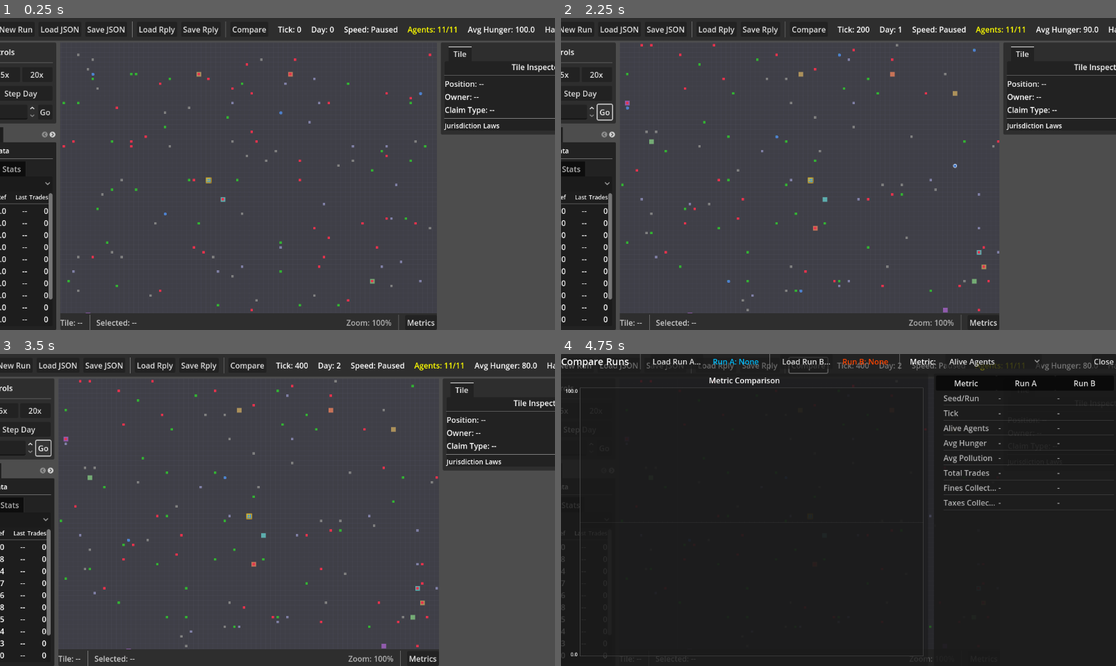
Above: before the commit, frames 1-4 (two rows, left to right).
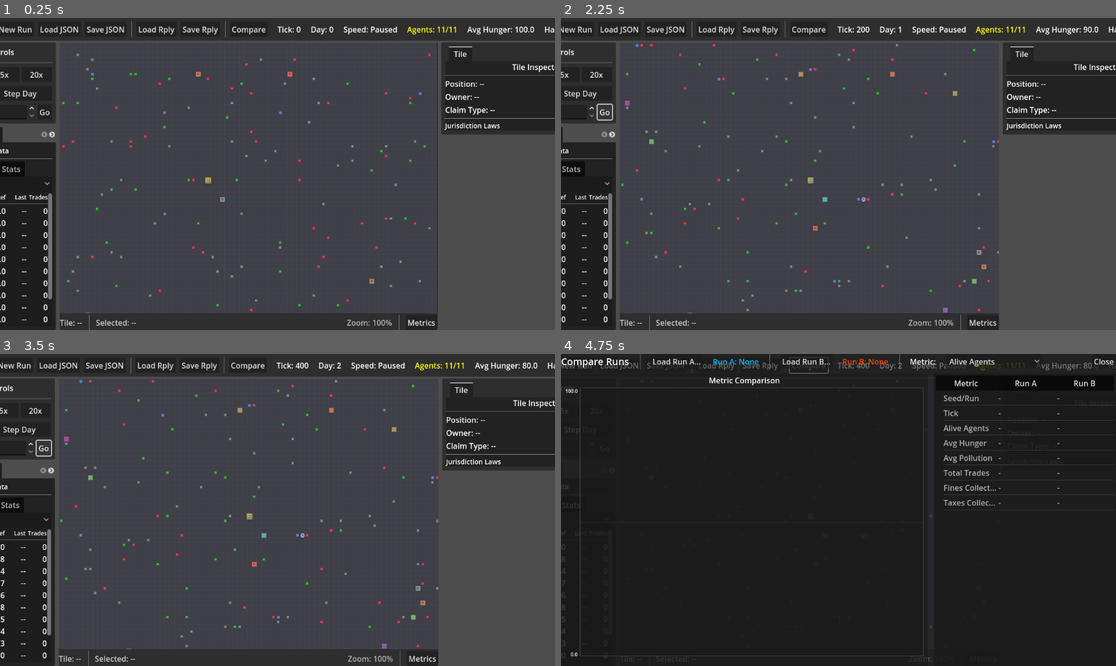
Above: after the commit, the same moments.

Repository: dfrer/societies
Game: Godot game, scene res://viz/visualizer_main.tscn
Same seed, same stepped clock (60 frames per second), same inputs: the game is played once before the commit and once after it.
Inputs:
- Up to frame 1 (0.25 s): no input
- Up to frame 2 (2.25 s): click "New Run" at 0.5 s; click "New Run" at 1.25 s; click "Go" at 2 s
- Up to frame 3 (3.5 s): click "Go" at 2.75 s
- Up to frame 4 (4.75 s): click "Compare" at 3.5 s; click "5x" at 4.25 s

The runs differ from the first frame. In frame 1, 2.6% of the frame differs, in the area x 0-100%, y 1-100%; in frame 2, 0.6%; in frame 3, 2.6%; in frame 4, 0.3%.

Commit message:
Add homestead planner and personal structure access

Diff:
--- a/sim/actions.gd
+++ b/sim/actions.gd
@@ -28,6 +28,9 @@
 const TYPE_BUILD_ROAD := "BUILD_ROAD"
 const TYPE_WITHDRAW_STOCKPILE := "WITHDRAW_STOCKPILE"
 const TYPE_DEPOSIT_STOCKPILE := "DEPOSIT_STOCKPILE"
+const TYPE_BUILD_PERSONAL_STOCKPILE := "BUILD_PERSONAL_STOCKPILE"
+const TYPE_BUILD_PERSONAL_SHELTER := "BUILD_PERSONAL_SHELTER"
+const TYPE_DEPOSIT_TO_PERSONAL_STOCKPILE := "DEPOSIT_TO_PERSONAL_STOCKPILE"
 const TYPE_BUILD_SITE := "BUILD_SITE"
 const TYPE_TILL_FARM := "TILL_FARM"
 const TYPE_PLANT_FARM := "PLANT_FARM"
@@ -114,6 +117,15 @@
 
 static func deposit_stockpile(structure_id: int, item: String, qty: int) -> Dictionary:
 	return {"type": TYPE_DEPOSIT_STOCKPILE, "structure_id": structure_id, "item": item, "qty": qty}
+
+static func build_personal_stockpile(x: int, y: int) -> Dictionary:
+	return {"type": TYPE_BUILD_PERSONAL_STOCKPILE, "target_x": x, "target_y": y}
+
+static func build_personal_shelter(x: int, y: int) -> Dictionary:
+	return {"type": TYPE_BUILD_PERSONAL_SHELTER, "target_x": x, "target_y": y}
+
+static func deposit_to_personal_stockpile(structure_id: int, item: String, qty: int) -> Dictionary:
+	return {"type": TYPE_DEPOSIT_TO_PERSONAL_STOCKPILE, "structure_id": structure_id, "item": item, "qty": qty}
 
 static func build_site(project_id: int) -> Dictionary:
 	return {"type": TYPE_BUILD_SITE, "project_id": project_id}
@@ -187,6 +199,12 @@
 			return _execute_withdraw_stockpile(agent, action, state)
 		TYPE_DEPOSIT_STOCKPILE:
 			return _execute_deposit_stockpile(agent, action, state)
+		TYPE_BUILD_PERSONAL_STOCKPILE:
+			return _execute_build_personal_stockpile(agent, action, state, world, tuning)
+		TYPE_BUILD_PERSONAL_SHELTER:
+			return _execute_build_personal_shelter(agent, action, state, world, tuning)
+		TYPE_DEPOSIT_TO_PERSONAL_STOCKPILE:
+			return _execute_deposit_personal_stockpile(agent, action, state)
 		TYPE_BUILD_SITE:
 			return _execute_build_site(agent, action, state, world, tuning)
 		TYPE_TILL_FARM:
@@ -884,6 +902,8 @@
 	var structure := state.structures.get_structure(structure_id)
 	if structure == null:
 		return true
+	if not _can_access_stockpile(agent, structure, state):
+		return true
 	if not agent.is_at(structure.pos_x, structure.pos_y):
 		return false
 	var to_withdraw := qty
@@ -906,6 +926,8 @@
 	var structure := state.structures.get_structure(structure_id)
 	if structure == null:
 		return true
+	if not _can_access_stockpile(agent, structure, state):
+		return true
 	if not agent.is_at(structure.pos_x, structure.pos_y):
 		return false
 	var available := agent.get_available_item(item)
@@ -920,6 +942,105 @@
 	structure.add_item(item, final_qty)
 	state.record_stockpile_deposit(item, final_qty)
 	return true
+
+static func _execute_build_personal_stockpile(agent: Agent, action: Dictionary, state: SimState,
+										  world: World, tuning: Dictionary) -> bool:
+	if state == null:
+		return true
+	var target_x: int = action.get("target_x", agent.pos_x)
+	var target_y: int = action.get("target_y", agent.pos_y)
+	if not agent.is_at(target_x, target_y):
+		_move_toward(agent, target_x, target_y, world, tuning)
+		return false
+	var existing := state.structures.get_structure_at(target_x, target_y)
+	if existing != null:
+		if existing.structure_type == StructureState.TYPE_STOCKPILE and existing.owner_id == agent.id:
+			agent.personal_stockpile_id = existing.id
+			if existing.id not in agent.owned_structures:
+				agent.owned_structures.append(existing.id)
+		return true
+	var planks_needed: int = int(tuning.get("personal_stockpile_planks", 12))
+	var stone_needed: int = int(tuning.get("personal_stockpile_stone", 6))
+	if not agent.has_available_item("Planks", planks_needed):
+		return true
+	if not agent.has_available_item("Stone", stone_needed):
+		return true
+	var build_stamina: float = tuning.get("stamina_drain_build", 5.0)
+	agent.drain_stamina(build_stamina)
+	agent.remove_item("Planks", planks_needed)
+	agent.remove_item("Stone", stone_needed)
+	var capacity := int(tuning.get("stockpile_capacity", 150))
+	var structure := state.structures.add_personal_stockpile(target_x, target_y, agent.id, capacity)
+	agent.personal_stockpile_id = structure.id
+	if structure.id not in agent.owned_structures:
+		agent.owned_structures.append(structure.id)
+	return true
+
+static func _execute_build_personal_shelter(agent: Agent, action: Dictionary, state: SimState,
+										world: World, tuning: Dictionary) -> bool:
+	if state == null:
+		return true
+	var target_x: int = action.get("target_x", agent.pos_x)
+	var target_y: int = action.get("target_y", agent.pos_y)
+	if not agent.is_at(target_x, target_y):
+		_move_toward(agent, target_x, target_y, world, tuning)
+		return false
+	var existing := state.structures.get_structure_at(target_x, target_y)
+	if existing != null:
+		if existing.structure_type == StructureState.TYPE_SHELTER and existing.owner_id == agent.id:
+			agent.shelter_id = existing.id
+			if existing.id not in agent.owned_structures:
+				agent.owned_structures.append(existing.id)
+		return true
+	var planks_needed: int = int(tuning.get("personal_shelter_planks", 20))
+	var stone_needed: int = int(tuning.get("personal_shelter_stone", 10))
+	if not agent.has_available_item("Planks", planks_needed):
+		return true
+	if not agent.has_available_item("Stone", stone_needed):
+		return true
+	var build_stamina: float = tuning.get("stamina_drain_build", 5.0)
+	agent.drain_stamina(build_stamina)
+	agent.remove_item("Planks", planks_needed)
+	agent.remove_item("Stone", stone_needed)
+	var capacity := int(tuning.get("shelter_capacity", 4))
+	var structure := state.structures.add_personal_shelter(target_x, target_y, agent.id, capacity)
+	agent.shelter_id = structure.id
+	if structure.id not in agent.owned_structures:
+		agent.owned_structures.append(structure.id)
+	return true
+
+static func _execute_deposit_personal_stockpile(agent: Agent, action: Dictionary, state: SimState) -> bool:
+	if state == null:
+		return true
+	var structure_id: int = action.get("structure_id", -1)
+	var item: String = action.get("item", "")
+	var qty: int = action.get("qty", 1)
+	if structure_id < 0 or item == "" or qty <= 0:
+		return true
+	var structure := state.structures.get_structure(structure_id)
+	if structure == null:
+		return true
+	if structure.access_policy != "personal" or structure.owner_id != agent.id:
+		return true
+	if not agent.is_at(structure.pos_x, structure.pos_y):
+		return false
+	return _execute_deposit_stockpile(agent, action, state)
+
+static func _can_access_stockpile(agent: Agent, structure: StructureState, state: SimState) -> bool:
+	match structure.access_policy:
+		"public":
+			return true
+		"personal":
+			return structure.owner_id == agent.id
+		"organization":
+			if World.is_organization_owner(structure.owner_id) and state != null:
+				var org_id := World.organization_id_from_owner(structure.owner_id)
+				var org := state.get_organization(org_id)
+				if org == null:
+					return false
+				return org.has_member(agent.id)
+			return false
+	return false
 
 static func _execute_build_site(agent: Agent, action: Dictionary, state: SimState, world: World, tuning: Dictionary) -> bool:
 	var project_id: int = action.get("project_id", -1)
--- a/sim/brains/default_brain.gd
+++ b/sim/brains/default_brain.gd
@@ -15,6 +15,7 @@
 
 var _survival_planner := SurvivalPlanner.new()
 var _needs_planner := NeedsPlanner.new()
+var _homestead_planner := HomesteadPlanner.new()
 var _economy_planner := EconomyPlanner.new()
 var _governance_planner := GovernancePlanner.new()
 var _planners: Array[IAgentPlanner] = []
@@ -22,7 +23,8 @@
 func _init() -> void:
 	_planners = [
 		CommitmentPlanner.new(),
-		_survival_planner,
+		_needs_planner,
+		_homestead_planner,
 		_economy_planner,
 		_governance_planner
 	]
@@ -122,6 +124,27 @@
 		"CLAIM_RESOURCES":
 			# Complete when we've claimed a valuable resource or no tokens left
 			return not agent.has_claim_tokens()
+		"ESTABLISH_HOMESTEAD":
+			if not agent.has_home():
+				return false
+			var radius: int = int(goal.get("radius", 3))
+			if not agent.has_claim_tokens():
+				return true
+			for dx in range(-radius, radius + 1):
+				for dy in range(-radius, radius + 1):
+					var x := agent.home_pos.x + dx
+					var y := agent.home_pos.y + dy
+					if world.is_valid(x, y) and not world.is_claimed(x, y):
+						return false
+			return true
+		"BUILD_PERSONAL_STOCKPILE":
+			return agent.has_personal_stockpile()
+		"BUILD_PERSONAL_SHELTER":
+			return agent.has_personal_shelter()
+		"DEPOSIT_SURPLUS":
+			if agent.personal_stockpile_id < 0:
+				return true
+			return _get_total_inventory(agent) <= 20
 		"BUILD_STRATEGIC_WORKSHOP":
 			# Complete when we have sufficient workshops nearby
 			var nearby_workshops = 0
@@ -169,6 +192,14 @@
 	match goal.type:
 		"CLAIM_RESOURCES":
 			return _plan_claim_resources(agent, goal, world, tuning)
+		"ESTABLISH_HOMESTEAD":
+			return _plan_establish_homestead(agent, goal, world, tuning)
+		"BUILD_PERSONAL_STOCKPILE":
+			return _plan_build_personal_stockpile(agent, goal, world, tuning, state)
+		"BUILD_PERSONAL_SHELTER":
+			return _plan_build_personal_shelter(agent, goal, world, tuning, state)
+		"DEPOSIT_SURPLUS":
+			return _plan_deposit_surplus(agent, goal, world, tuning, state)
 		"BUILD_STRATEGIC_WORKSHOP":
 			return _plan_build_strategic_workshop(agent, goal, world, tuning)
 		"OBTAIN_ITEM":
@@ -243,6 +274,14 @@
 			return {"type": "BUILD_WORKSHOP", "data": {}}
 		"CLAIM_RESOURCES":
 			return {"type": "CLAIM_RESOURCES", "data": {}}
+		"ESTABLISH_HOMESTEAD":
+			return {"type": "ESTABLISH_HOMESTEAD", "data": goal.duplicate(true)}
+		"BUILD_PERSONAL_STOCKPILE":
+			return {"type": "BUILD_PERSONAL_STOCKPILE", "data": goal.duplicate(true)}
+		"BUILD_PERSONAL_SHELTER":
+			return {"type": "BUILD_PERSONAL_SHELTER", "data": goal.duplicate(true)}
+		"DEPOSIT_SURPLUS":
+			return {"type": "DEPOSIT_SURPLUS", "data": {}}
 		"EXPAND_FACTION":
 			return {"type": "EXPAND_FACTION", "data": goal.duplicate(true)}
 		"BUILD_ROAD":
@@ -379,7 +418,7 @@
 				if agent.is_at(project.pos_x, project.pos_y):
 					return Actions.contribute_to_project(project_id, item_type, qty)
 				return Actions.move_to_position(project.pos_x, project.pos_y)
-			var stockpile := state.structures.find_stockpile_with_item(item_type, 1)
+			var stockpile := state.structures.find_communal_stockpile_with_item(item_type, 1)
 			if stockpile == null:
 				state.job_board.release_activity(activity.get("activity_id", -1), state.tick)
 				agent.current_activity_id = -1
@@ -1217,3 +1256,100 @@
 		return Actions.claim_tile(best_node.pos_x, best_node.pos_y, false)
 	else:
 		return Actions.move_to_position(best_node.pos_x, best_node.pos_y)
+
+func _plan_establish_homestead(agent: Agent, goal: Dictionary, world: World, tuning: Dictionary) -> Dictionary:
+	var target_x: int = int(goal.get("x", agent.pos_x))
+	var target_y: int = int(goal.get("y", agent.pos_y))
+	var radius: int = int(goal.get("radius", tuning.get("homestead_claim_radius", 3)))
+	if not agent.is_at(target_x, target_y):
+		return Actions.move_to_position(target_x, target_y)
+	if world.get_claim_owner(target_x, target_y) != agent.id:
+		if not agent.has_claim_tokens():
+			return {}
+		return Actions.claim_tile(target_x, target_y, false)
+	if not agent.has_home():
+		agent.home_pos = Vector2i(target_x, target_y)
+	if not agent.has_claim_tokens():
+		return {}
+	var next_tile := _find_unclaimed_tile_in_radius(world, agent.home_pos.x, agent.home_pos.y, radius)
+	if next_tile == Vector2i(-1, -1):
+		return {}
+	if agent.is_at(next_tile.x, next_tile.y):
+		return Actions.claim_tile(next_tile.x, next_tile.y, false)
+	return Actions.move_to_position(next_tile.x, next_tile.y)
+
+func _plan_build_personal_stockpile(agent: Agent, goal: Dictionary, world: World, tuning: Dictionary,
+		state: SimState) -> Dictionary:
+	if state == null:
+		return {}
+	if agent.personal_stockpile_id >= 0:
+		return {}
+	var target_x: int = int(goal.get("x", agent.home_pos.x))
+	var target_y: int = int(goal.get("y", agent.home_pos.y))
+	if not agent.is_at(target_x, target_y):
+		return Actions.move_to_position(target_x, target_y)
+	var existing := state.structures.get_structure_at(target_x, target_y)
+	if existing != null:
+		if existing.structure_type == StructureState.TYPE_STOCKPILE and existing.owner_id == agent.id:
+			agent.personal_stockpile_id = existing.id
+			if existing.id not in agent.owned_structures:
+				agent.owned_structures.append(existing.id)
+		return {}
+	return Actions.build_personal_stockpile(target_x, target_y)
+
+func _plan_build_personal_shelter(agent: Agent, goal: Dictionary, world: World, tuning: Dictionary,
+		state: SimState) -> Dictionary:
+	if state == null:
+		return {}
+	if agent.shelter_id >= 0:
+		return {}
+	var target_x: int = int(goal.get("x", agent.home_pos.x))
+	var target_y: int = int(goal.get("y", agent.home_pos.y))
+	if not agent.is_at(target_x, target_y):
+		return Actions.move_to_position(target_x, target_y)
+	var existing := state.structures.get_structure_at(target_x, target_y)
+	if existing != null:
+		if existing.structure_type == StructureState.TYPE_SHELTER and existing.owner_id == agent.id:
+			agent.shelter_id = existing.id
+			if existing.id not in agent.owned_structures:
+				agent.owned_structures.append(existing.id)
+		return {}
+	return Actions.build_personal_shelter(target_x, target_y)
+
+func _plan_deposit_surplus(agent: Agent, goal: Dictionary, world: World, tuning: Dictionary,
+		state: SimState) -> Dictionary:
+	if state == null:
+		return {}
+	if agent.personal_stockpile_id < 0:
+		return {}
+	if _get_total_inventory(agent) <= 20:
+		return {}
+	var structure := state.structures.get_structure(agent.personal_stockpile_id)
+	if structure == null:
+		return {}
+	if not agent.is_at(structure.pos_x, structure.pos_y):
+		return Actions.move_to_position(structure.pos_x, structure.pos_y)
+	for item_name in agent.inventory:
+		var qty := int(agent.get_available_item(item_name))
+		if qty <= 0:
+			continue
+		return Actions.deposit_to_personal_stockpile(structure.id, item_name, qty)
+	return {}
+
+func _find_unclaimed_tile_in_radius(world: World, center_x: int, center_y: int, radius: int) -> Vector2i:
+	for dx in range(-radius, radius + 1):
+		for dy in range(-radius, radius + 1):
+			var x := center_x + dx
+			var y := center_y + dy
+			if not world.is_valid(x, y):
+				continue
+			if world.is_claimed(x, y):
+				continue
+			return Vector2i(x, y)
+	return Vector2i(-1, -1)
+
+func _get_total_inventory(agent: Agent) -> int:
+	var total := 0
+	for item in agent.inventory:
+		total += int(agent.inventory[item])
+	return total
--- /dev/null
+++ b/sim/brains/planners/homestead_planner.gd
@@ -0,0 +1,176 @@
+## HomesteadPlanner - handles personal territory and structures
+class_name HomesteadPlanner
+extends IAgentPlanner
+
+func get_priority() -> int:
+	return 70
+
+func maybe_add_goal(agent: Agent, context: PlannerContext) -> bool:
+	if not agent.has_home() and agent.has_claim_tokens():
+		var site := _find_best_homestead_site(agent, context.world, context.state, context.tuning)
+		if site != Vector2i(-1, -1):
+			var radius: int = int(context.tuning.get("homestead_claim_radius", 3))
+			agent.goal_stack.push_back({
+				"type": "ESTABLISH_HOMESTEAD",
+				"x": site.x,
+				"y": site.y,
+				"radius": radius,
+				"is_goal": true
+			})
+			return true
+
+	if agent.has_home():
+		if not agent.has_personal_stockpile():
+			var planks_needed: int = int(context.tuning.get("personal_stockpile_planks", 12))
+			var stone_needed: int = int(context.tuning.get("personal_stockpile_stone", 6))
+			if agent.has_available_item("Planks", planks_needed) and agent.has_available_item("Stone", stone_needed):
+				var stockpile_site := _find_personal_structure_site(agent, context.state)
+				agent.goal_stack.push_back({
+					"type": "BUILD_PERSONAL_STOCKPILE",
+					"x": stockpile_site.x,
+					"y": stockpile_site.y,
+					"is_goal": true
+				})
+				return true
+		elif not agent.has_personal_shelter():
+			var planks_needed: int = int(context.tuning.get("personal_shelter_planks", 20))
+			var stone_needed: int = int(context.tuning.get("personal_shelter_stone", 10))
+			if agent.has_available_item("Planks", planks_needed) and agent.has_available_item("Stone", stone_needed):
+				var shelter_site := _find_personal_structure_site(agent, context.state)
+				agent.goal_stack.push_back({
+					"type": "BUILD_PERSONAL_SHELTER",
+					"x": shelter_site.x,
+					"y": shelter_site.y,
+					"is_goal": true
+				})
+				return true
+
+		if agent.has_personal_stockpile():
+			if _get_total_inventory(agent) > 20:
+				agent.goal_stack.push_back({"type": "DEPOSIT_SURPLUS", "is_goal": true})
+				return true
+
+	return false
+
+func _find_best_homestead_site(agent: Agent, world: World, state: SimState, tuning: Dictionary) -> Vector2i:
+	if world == null:
+		return Vector2i(-1, -1)
+	var search_radius: int = int(tuning.get("claim_search_radius", 8))
+	var homestead_radius: int = int(tuning.get("homestead_claim_radius", 3))
+	var resource_radius: int = int(tuning.get("tile_claim_search_radius", 3))
+	var best_score := -999999.0
+	var best_site := Vector2i(-1, -1)
+
+	for dx in range(-search_radius, search_radius + 1):
+		for dy in range(-search_radius, search_radius + 1):
+			var x := agent.pos_x + dx
+			var y := agent.pos_y + dy
+			if not world.is_valid(x, y):
+				continue
+			if world.is_claimed(x, y):
+				continue
+			if _has_structure_or_project_at(state, x, y):
+				continue
+			if not _is_homestead_area_clear(world, state, x, y, homestead_radius):
+				continue
+
+			var score := 0.0
+			score += _score_resources(world, x, y, resource_radius, tuning)
+			score += _score_distance_from_agents(agent, state, x, y)
+			var pollution_penalty: float = float(tuning.get("tile_value_pollution_penalty", 0.5))
+			score -= world.get_pollution(x, y) * pollution_penalty * 10.0
+
+			if score > best_score:
+				best_score = score
+				best_site = Vector2i(x, y)
+
+	return best_site
+
+func _score_resources(world: World, x: int, y: int, radius: int, tuning: Dictionary) -> float:
+	var score := 0.0
+	var berry_weight: float = float(tuning.get("tile_value_berry_weight", 2.0))
+	var tree_weight: float = float(tuning.get("tile_value_tree_weight", 1.0))
+	var ore_weight: float = float(tuning.get("tile_value_ore_weight", 1.5))
+	var stone_weight: float = float(tuning.get("tile_value_stone_weight", 1.0))
+	for node in world.resource_nodes:
+		var dist := absi(node.pos_x - x) + absi(node.pos_y - y)
+		if dist > radius:
+			continue
+		var weight := 0.0
+		match node.type:
+			"berry":
+				weight = berry_weight
+			"tree":
+				weight = tree_weight
+			"ore":
+				weight = ore_weight
+			"stone":
+				weight = stone_weight
+			_:
+				weight = 0.0
+		score += weight * float(radius - dist + 1)
+	return score
+
+func _score_distance_from_agents(agent: Agent, state: SimState, x: int, y: int) -> float:
+	if state == null:
+		return 0.0
+	var min_dist := 99999
+	for other in state.agents:
+		if other.id == agent.id:
+			continue
+		var dist := absi(other.pos_x - x) + absi(other.pos_y - y)
+		if dist < min_dist:
+			min_dist = dist
+	if min_dist == 99999:
+		return 0.0
+	return float(min_dist) * 0.25
+
+func _is_homestead_area_clear(world: World, state: SimState, center_x: int, center_y: int, radius: int) -> bool:
+	for dx in range(-radius, radius + 1):
+		for dy in range(-radius, radius + 1):
+			var x := center_x + dx
+			var y := center_y + dy
+			if not world.is_valid(x, y):
+				return false
+			if world.is_claimed(x, y):
+				return false
+			if _has_structure_or_project_at(state, x, y):
+				return false
+	return true
+
+func _has_structure_or_project_at(state: SimState, x: int, y: int) -> bool:
+	if state == null:
+		return false
+	for structure in state.structures.structures:
+		if structure.pos_x == x and structure.pos_y == y:
+			return true
+	for workshop in state.world.workshops:
+		if workshop.pos_x == x and workshop.pos_y == y:
+			return true
+	for project in state.communal_projects.projects:
+		if project.is_active() and project.pos_x == x and project.pos_y == y:
+			return true
+	return false
+
+func _find_personal_structure_site(agent: Agent, state: SimState) -> Vector2i:
+	var origin := agent.home_pos
+	if state == null:
+		return origin
+	var search_radius := 2
+	for dx in range(-search_radius, search_radius + 1):
+		for dy in range(-search_radius, search_radius + 1):
+			var x := origin.x + dx
+			var y := origin.y + dy
+			if x == origin.x and y == origin.y:
+				if not _has_structure_or_project_at(state, x, y):
+					return Vector2i(x, y)
+				continue
+			if not _has_structure_or_project_at(state, x, y):
+				return Vector2i(x, y)
+	return origin
+
+func _get_total_inventory(agent: Agent) -> int:
+	var total := 0
+	for item in agent.inventory:
+		total += int(agent.inventory[item])
+	return total
--- a/sim/structure_state.gd
+++ b/sim/structure_state.gd
@@ -10,6 +10,7 @@
 var pos_x: int = 0
 var pos_y: int = 0
 var owner_id: int = 0
+var access_policy: String = "organization"
 var capacity: int = 0
 var items: Dictionary = {}
 var reserved_items: Dictionary = {}
@@ -80,6 +81,7 @@
 		"pos_x": pos_x,
 		"pos_y": pos_y,
 		"owner_id": owner_id,
+		"access_policy": access_policy,
 		"capacity": capacity,
 		"items": _sanitize_item_dict(items),
 		"reserved_items": _sanitize_item_dict(reserved_items)
@@ -92,6 +94,7 @@
 	state.pos_x = int(d.get("pos_x", 0))
 	state.pos_y = int(d.get("pos_y", 0))
 	state.owner_id = int(d.get("owner_id", 0))
+	state.access_policy = str(d.get("access_policy", "organization"))
 	state.capacity = int(d.get("capacity", 0))
 	state.items = _sanitize_item_dict(d.get("items", {}))
 	state.reserved_items = _sanitize_item_dict(d.get("reserved_items", {}))
--- a/sim/structures.gd
+++ b/sim/structures.gd
@@ -13,6 +13,7 @@
 	state.pos_x = pos_x
 	state.pos_y = pos_y
 	state.owner_id = owner_id
+	state.access_policy = "organization"
 	state.capacity = capacity
 	structures.append(state)
 	return state
@@ -25,8 +26,19 @@
 	state.pos_x = pos_x
 	state.pos_y = pos_y
 	state.owner_id = owner_id
+	state.access_policy = "organization"
 	state.capacity = capacity
 	structures.append(state)
+	return state
+
+func add_personal_stockpile(pos_x: int, pos_y: int, owner_id: int, capacity: int) -> StructureState:
+	var state := add_stockpile(pos_x, pos_y, owner_id, capacity)
+	state.access_policy = "personal"
+	return state
+
+func add_personal_shelter(pos_x: int, pos_y: int, owner_id: int, capacity: int) -> StructureState:
+	var state := add_shelter(pos_x, pos_y, owner_id, capacity)
+	state.access_policy = "personal"
 	return state
 
 func get_structure(structure_id: int) -> StructureState:
@@ -49,6 +61,17 @@
 	result.sort_custom(func(a, b): return a.id < b.id)
 	return result
 
+func get_communal_stockpiles_sorted() -> Array:
+	var result := []
+	for structure in structures:
+		if structure.structure_type != StructureState.TYPE_STOCKPILE:
+			continue
+		if structure.access_policy == "personal":
+			continue
+		result.append(structure)
+	result.sort_custom(func(a, b): return a.id < b.id)
+	return result
+
 func get_stockpiles_for_owner(owner_id: int) -> Array:
 	var result := []
 	for structure in structures:
@@ -67,6 +90,21 @@
 			return structure
 	return null
 
+func find_communal_stockpile_with_item(item: String, qty: int = 1) -> StructureState:
+	var stockpiles := get_communal_stockpiles_sorted()
+	for structure in stockpiles:
+		if structure.get_available_item(item) >= qty:
+			return structure
+	return null
+
+func get_agent_structures(agent_id: int) -> Array:
+	var result := []
+	for structure in structures:
+		if structure.owner_id == agent_id:
+			result.append(structure)
+	result.sort_custom(func(a, b): return a.id < b.id)
+	return result
+
 func to_dict() -> Dictionary:
 	var data := []
 	for structure in structures:
--- a/sim/systems/job_board_system.gd
+++ b/sim/systems/job_board_system.gd
@@ -243,7 +243,7 @@
 	var recipes := _get_sorted_recipes(state)
 	if recipes.is_empty():
 		return
-	var stockpiles := state.structures.get_stockpiles_sorted()
+	var stockpiles := state.structures.get_communal_stockpiles_sorted()
 	if stockpiles.is_empty():
 		return
 
@@ -377,7 +377,7 @@
 			var desired: int = int(remaining[item_type])
 			if desired <= 0:
 				continue
-			var source := state.structures.find_stockpile_with_item(item_type, 1)
+			var source := state.structures.find_communal_stockpile_with_item(item_type, 1)
 			if source == null:
 				continue
 			var reserved_from_project := state.communal_projects.reserve_project_resources(project.id, item_type, desired)
--- a/sim/tuning.gd
+++ b/sim/tuning.gd
@@ -169,7 +169,13 @@
 	_add_schema("tile_value_berry_weight", "float", false, 2.0, 0, 10, "Value weight for berries")
 	_add_schema("tile_value_tree_weight", "float", false, 1.0, 0, 10, "Value weight for trees")
 	_add_schema("tile_value_ore_weight", "float", false, 1.5, 0, 10, "Value weight for ore")
+	_add_schema("tile_value_stone_weight", "float", false, 1.0, 0, 10, "Value weight for stone")
 	_add_schema("tile_value_pollution_penalty", "float", false, 0.5, 0, 2, "Value penalty per pollution")
+	_add_schema("homestead_claim_radius", "int", false, 3, 1, 10, "Radius for homestead claim buffer")
+	_add_schema("personal_stockpile_planks", "int", false, 12, 0, 100, "Planks needed for personal stockpile")
+	_add_schema("personal_stockpile_stone", "int", false, 6, 0, 100, "Stone needed for personal stockpile")
+	_add_schema("personal_shelter_planks", "int", false, 20, 0, 100, "Planks needed for personal shelter")
+	_add_schema("personal_shelter_stone", "int", false, 10, 0, 100, "Stone needed for personal shelter")
 	_add_schema("detect_chance", "float", true, 0.8, 0, 1, "Chance to detect violation")
 	_add_schema("fine_base", "int", true, 10, 0, 1000, "Base fine amount")
 	_add_schema("min_fine", "int", true, 5, 0, 1000, "Minimum fine amount")
